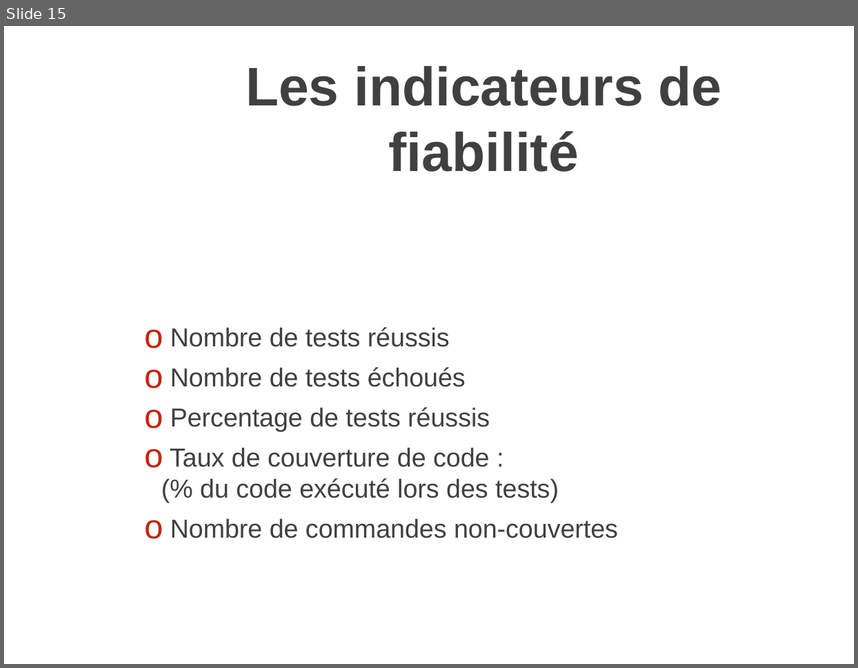
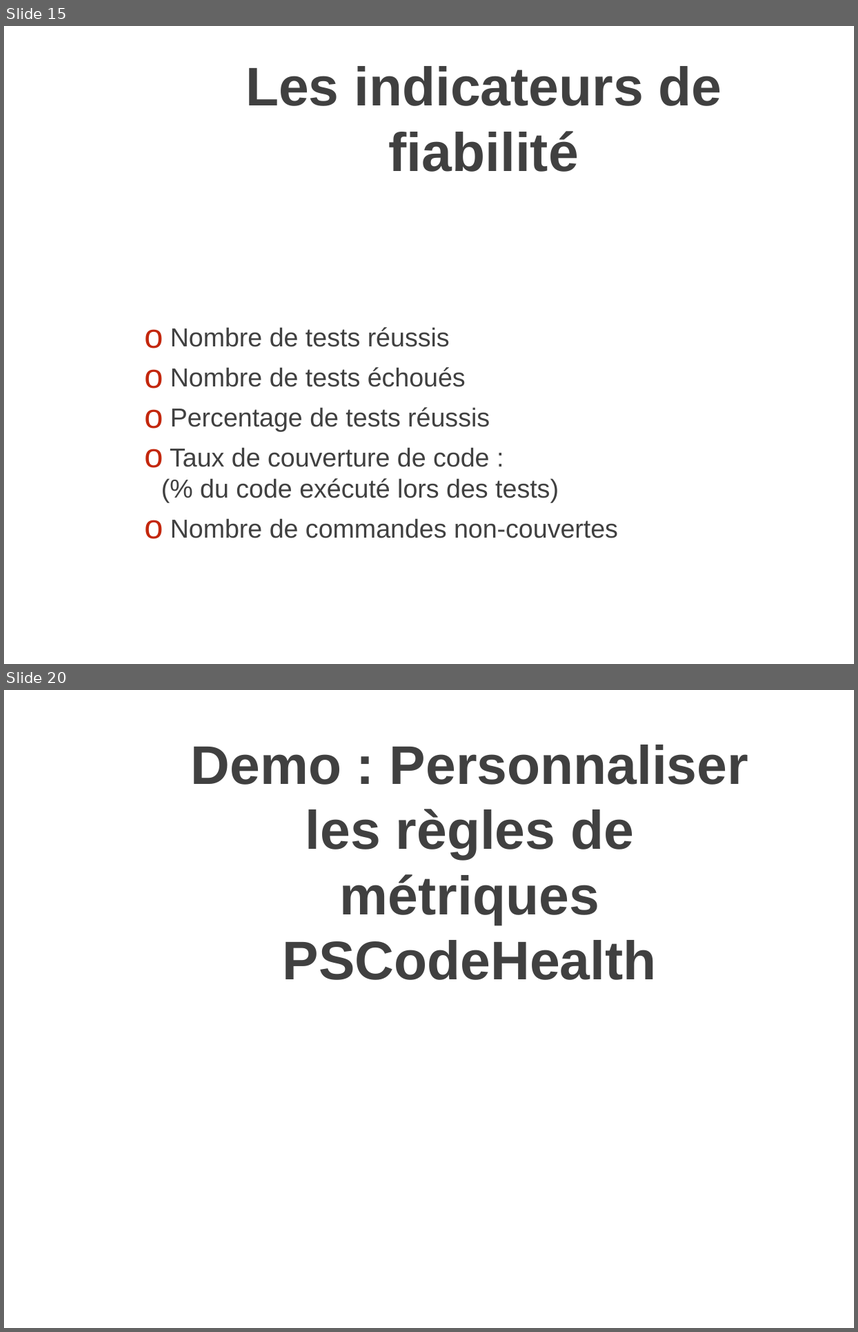
Before and after one commit to MathieuBuisson/FrPSUG-PSCodeHealth, a slide deck: Qualite de code et PSCodeHealth.pptx. Shown one above the other, each under a label of ours: slide 15 before the commit, slides 15 and 20 after it; the slides between them are not shown. The pictures are 858x668 and 858x1332 pixels, drawn with LibreOffice and Linux fonts; fonts in the diff are those of the drawing; background and template pictures are left out. Boxes give left, top, right and bottom in pixels: in the first picture for what was removed or moved away, otherwise in the second. Text is boxed around its words. In the diff, an @@ line names an element or a change of style, - is before the commit and + after.

Commit message:
Finish slide 20 and demo

```diff
--- a/Qualite de code et PSCodeHealth.pptx
+++ b/Qualite de code et PSCodeHealth.pptx
@@ slide 20 added at box(4, 690, 854, 1328), background picture (left out) @@
@@ title added at box(191, 745, 749, 980), 46 pt, text gradient #000000 to #404040 to #212745, bold @@
+Demo : Personnaliser les règles de métriques PSCodeHealth
```
Also in this commit, not shown: 3 slides changed, 2 other slides added, 4 other files.
